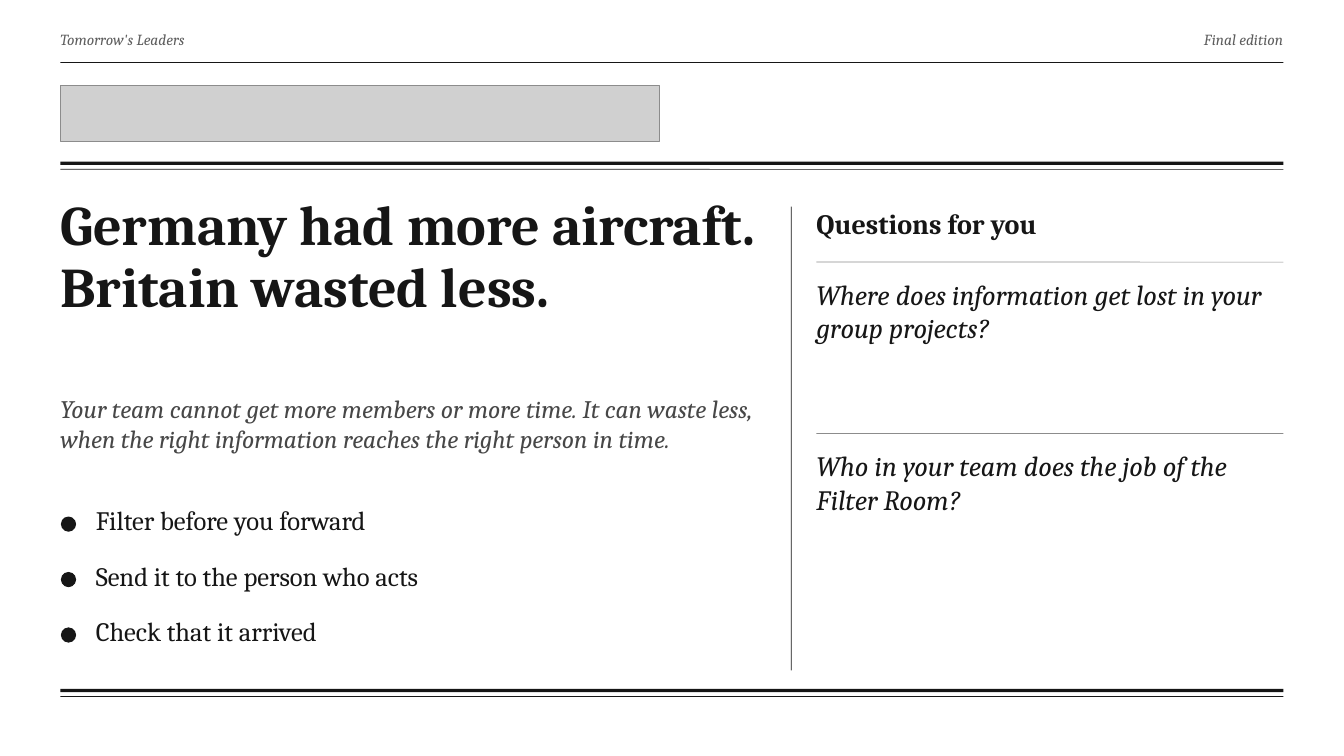
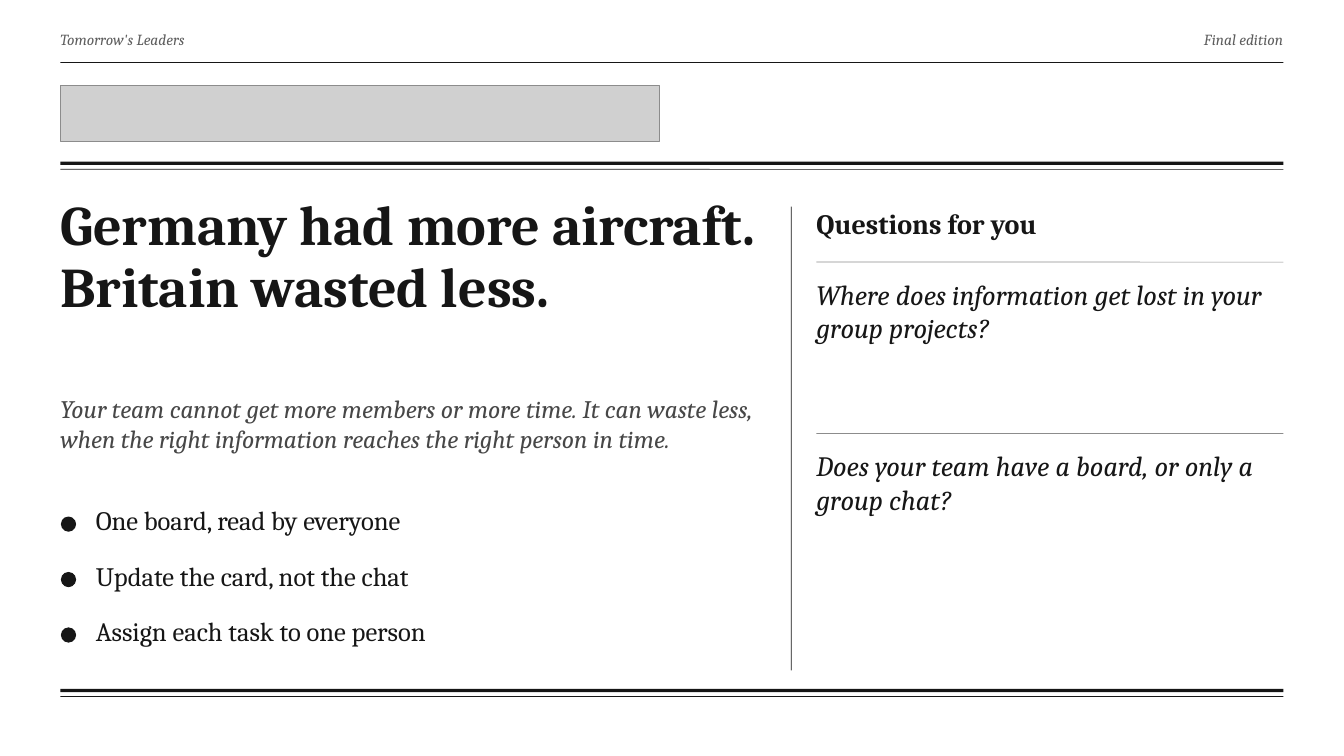
Before and after one commit to fengyiqicoder/fumadocs, a slide deck: slide 26 of dowding-presentation/Dowding_Effective_Communication.pptx (slide 25 before the commit). Drawn at 1344x756 pixels with LibreOffice and Linux fonts; fonts in the diff are those of the drawing; grey boxes stand for pictures; background and template pictures are left out. Boxes give left, top, right and bottom in pixels: in the first picture for what was removed or moved away, otherwise in the second. Text is boxed around its words. In the diff, an @@ line names an element or a change of style, - is before the commit and + after.

```diff
--- a/dowding-presentation/Dowding_Effective_Communication.pptx
+++ b/dowding-presentation/Dowding_Effective_Communication.pptx
@@ text at [816, 456, 1253, 516]: text changed @@
-Who in your team does the job of the Filter Room?
+Does your team have a board, or only a group chat?
@@ text at [96, 511, 400, 536]: text changed @@
-Filter before you forward
+One board, read by everyone
@@ text at [96, 567, 409, 592]: text changed @@
-Send it to the person who acts
+Update the card, not the chat
@@ text at [96, 622, 426, 647]: text changed @@
-Check that it arrived
+Assign each task to one person
```
Also in this commit, not shown: 7 other slides changed, 2 slides added, 1 slide removed, 2 other files.
